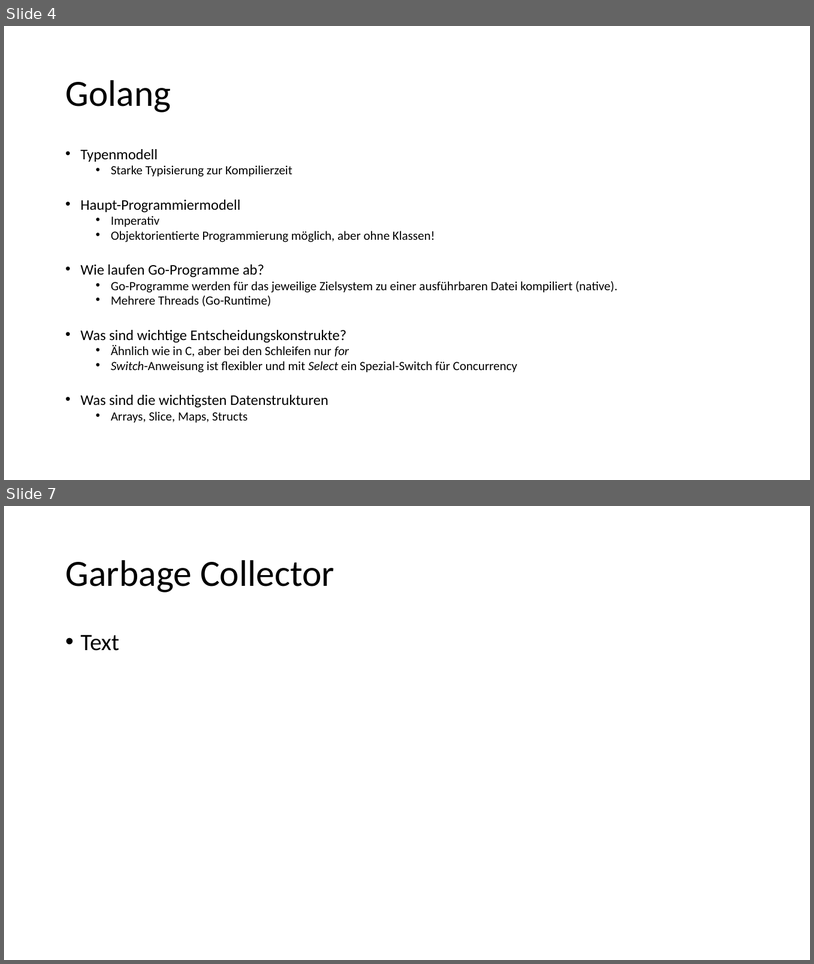
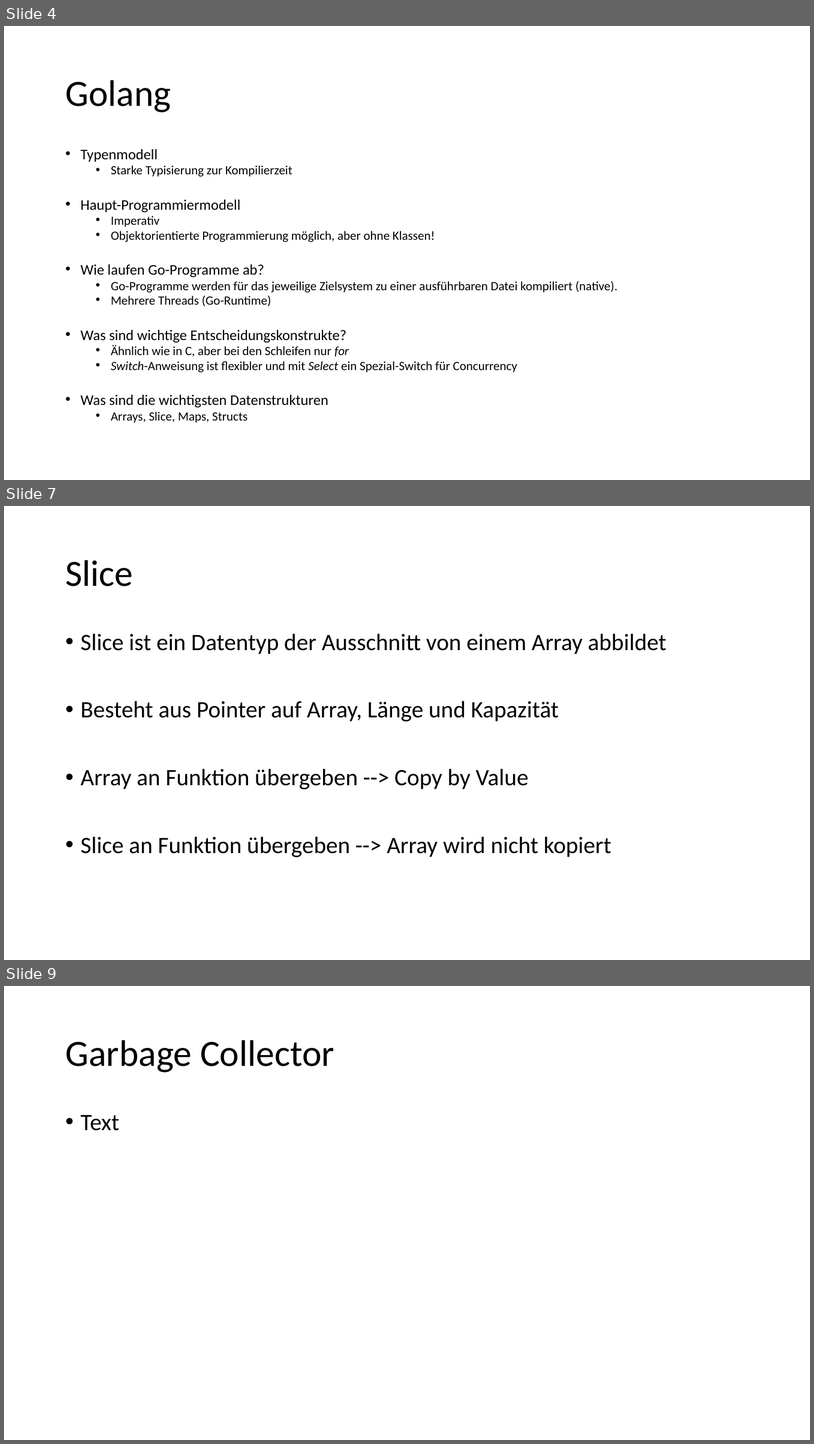
Before and after one commit to alexsuter/golang-experience, a slide deck: presi/presi.pptx. Shown one above the other, each under a label of ours: slides 4 and 7 before the commit, slides 4, 7 and 9 after it; the slides between them are not shown. The pictures are 814x964 and 814x1444 pixels, drawn with LibreOffice and Linux fonts; fonts in the diff are those of the drawing. Boxes give left, top, right and bottom in pixels: in the first picture for what was removed or moved away, otherwise in the second. Text is boxed around its words. In the diff, an @@ line names an element or a change of style, - is before the commit and + after.

```diff
--- a/presi/presi.pptx
+++ b/presi/presi.pptx
@@ slide 7 added at <box>4,506,810,960</box>, background #FFFFFF @@
@@ title added at <box>65,560,133,586</box>, 44 pt, text #000000 @@
+Slice
@@ text added at <box>81,633,667,857</box>, 28 pt, text #000000 @@
+• Slice ist ein Datentyp der Ausschnitt von einem Array abbildet
+• Besteht aus Pointer auf Array, Länge und Kapazität
+• Array an Funktion übergeben --> Copy by Value
+• Slice an Funktion übergeben --> Array wird nicht kopiert
@@ what was slide 7 is now slide 9 @@
```
Also in this commit, not shown: 2 slides changed, 2 other slides added, 1 slide removed.
